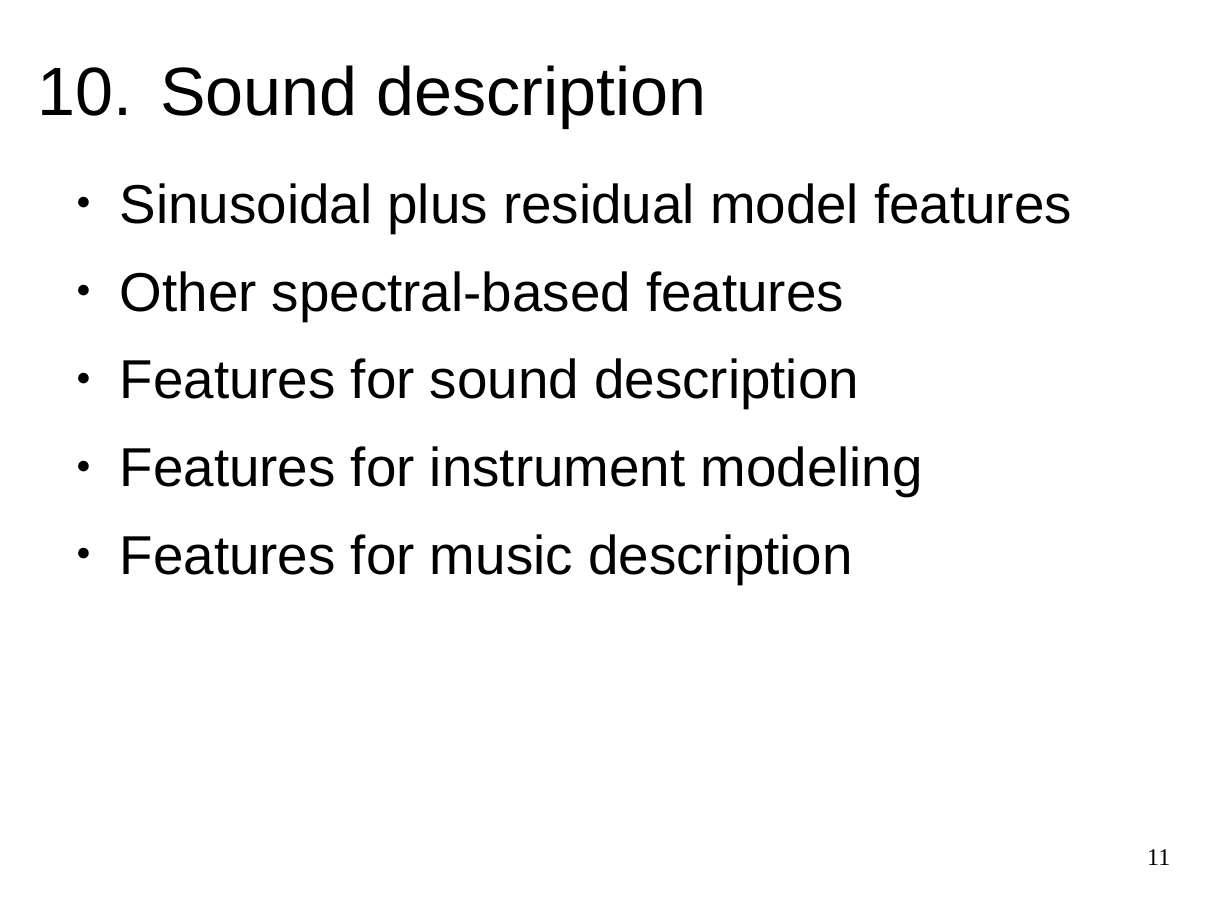
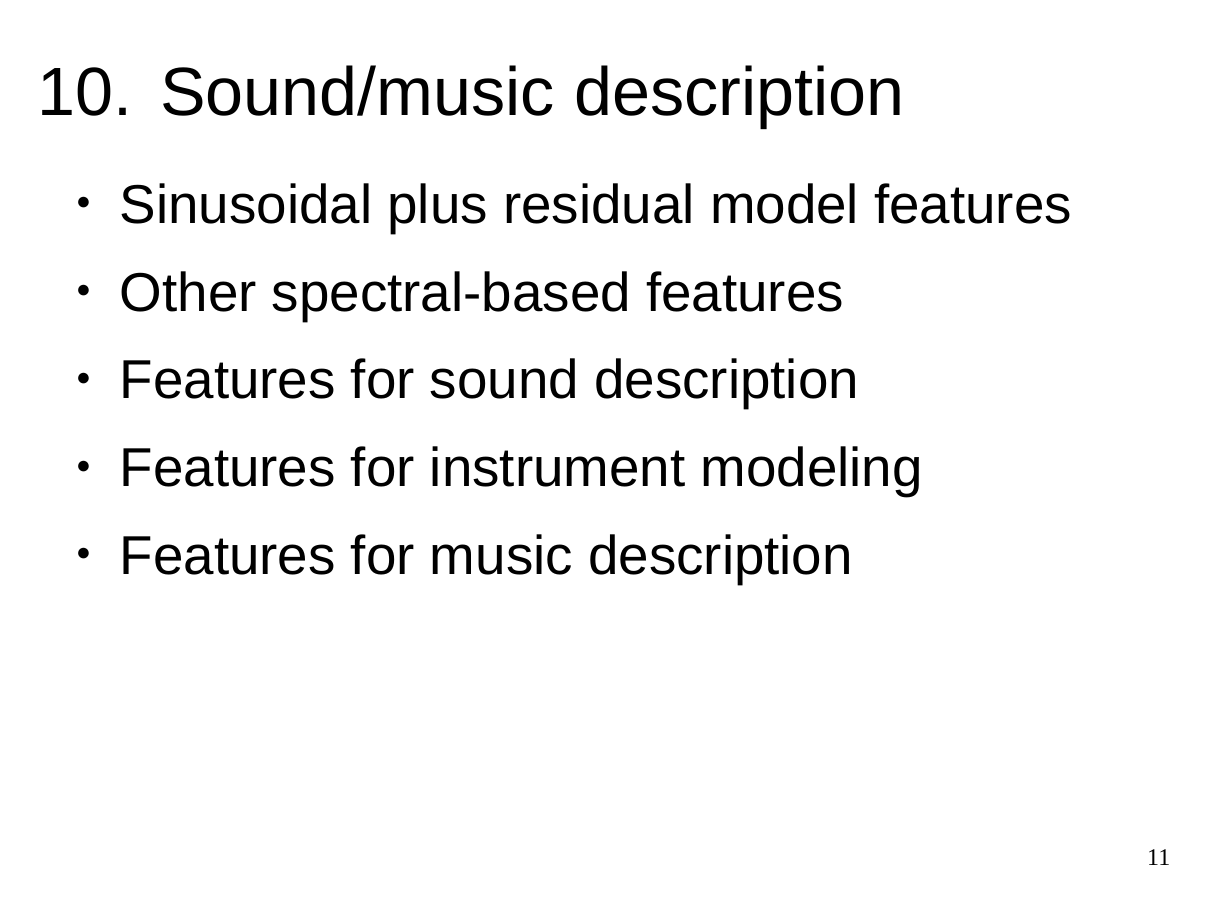
Before and after one commit to MTG/sms-tools, a slide deck: slide 11 of lectures/1-Introduction/Course-outline.odp. Drawn at 1232x924 pixels with LibreOffice and Linux fonts; fonts in the diff are those of the drawing. Boxes give left, top, right and bottom in pixels: in the first picture for what was removed or moved away, otherwise in the second. Text is boxed around its words. In the diff, an @@ line names an element or a change of style, - is before the commit and + after.

```diff
--- a/lectures/1-Introduction/Course-outline.odp
+++ b/lectures/1-Introduction/Course-outline.odp
@@ title at bbox=[37, 65, 904, 127]: text changed @@
-10. Sound description
+10. Sound/music description
```
Also in this commit, not shown: 3 other slides changed, 29 other files.
